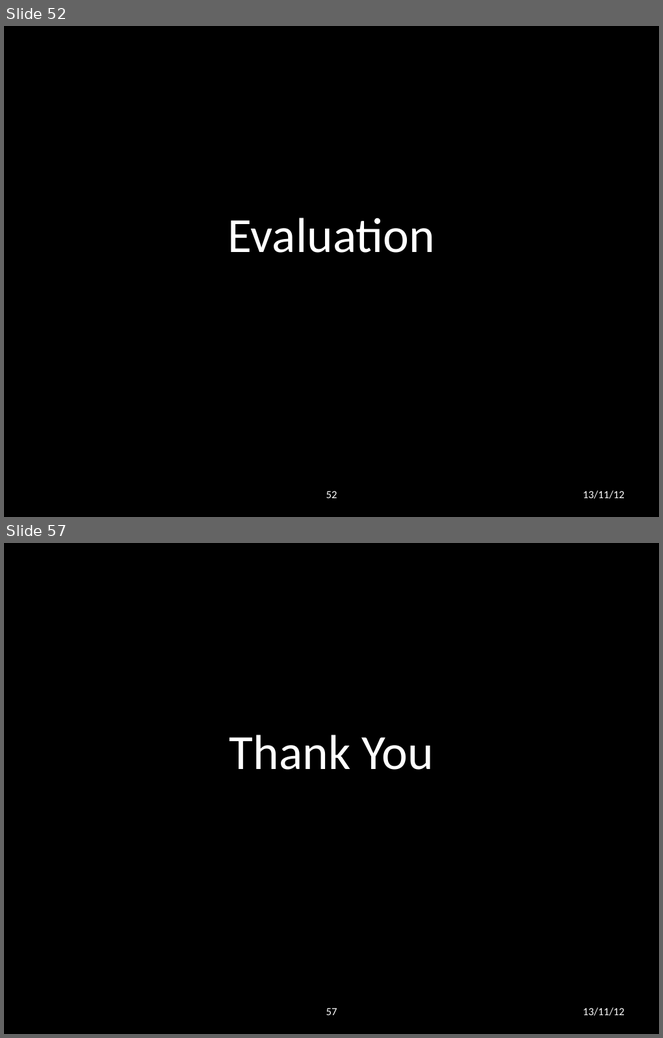
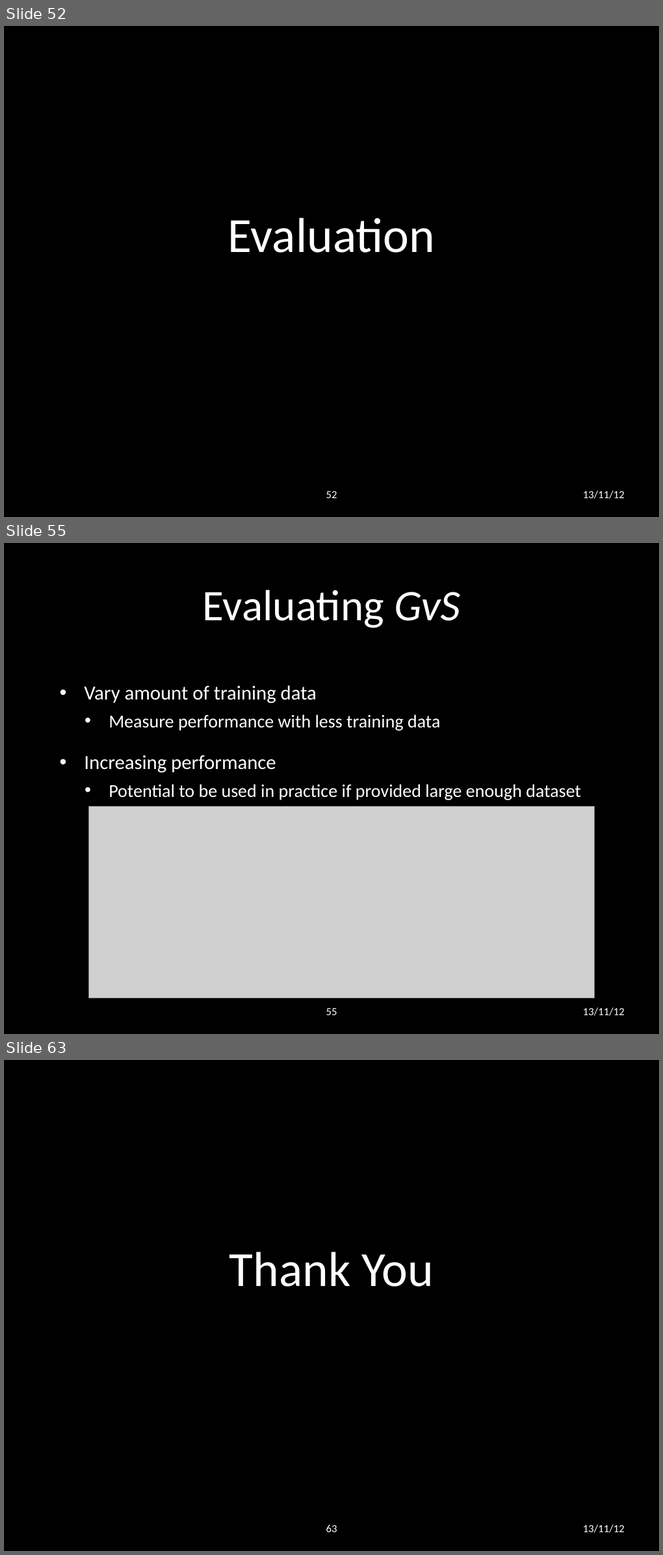
Before and after one commit to lwheng/fyp, a slide deck: presentation/final presentation.pptx. Shown one above the other, each under a label of ours: slides 52 and 57 before the commit, slides 52, 55 and 63 after it; the slides between them are not shown. The pictures are 663x1038 and 663x1555 pixels, drawn with LibreOffice and Linux fonts; fonts in the diff are those of the drawing; grey boxes stand for pictures; background and template pictures are left out. Boxes give left, top, right and bottom in pixels: in the first picture for what was removed or moved away, otherwise in the second. Text is boxed around its words. In the diff, an @@ line names an element or a change of style, - is before the commit and + after.

Commit message:
slides

```diff
--- a/presentation/final presentation.pptx
+++ b/presentation/final presentation.pptx
@@ slide 55 added at <box>4,543,659,1034</box>, background picture (left out) @@
@@ title added at <box>203,590,460,628</box>, 48 pt, text #FFFFFF @@
+Evaluating GvS
@@ text added at <box>84,685,581,800</box>, 20 pt, text #FFFFFF @@
+• Vary amount of training data
+  • Measure performance with less training data
+• Increasing performance
+  • Potential to be used in practice if provided large enough dataset
@@ picture added at <box>88,807,594,999</box> @@
@@ page number added at <box>326,1008,337,1016</box>, 12 pt, text #FFFFFF @@
+55
@@ text added at <box>583,1008,625,1016</box>, 12 pt, text #FFFFFF @@
+13/11/12
@@ what was slide 57 is now slide 63 @@
@@ page number at <box>326,1525,337,1533</box>: text changed @@
-57
+63
```
Also in this commit, not shown: 4 slides changed, 5 other slides added.
